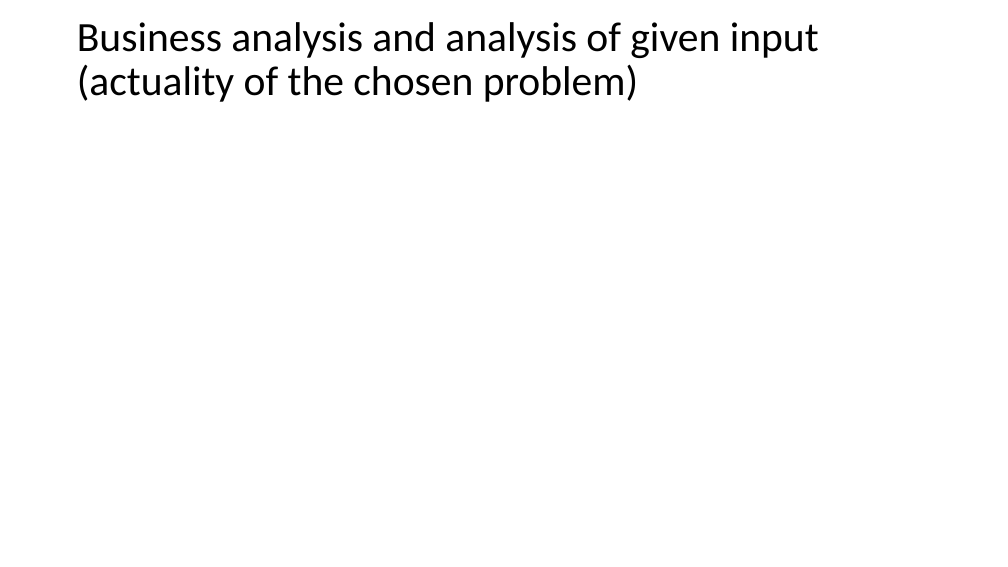
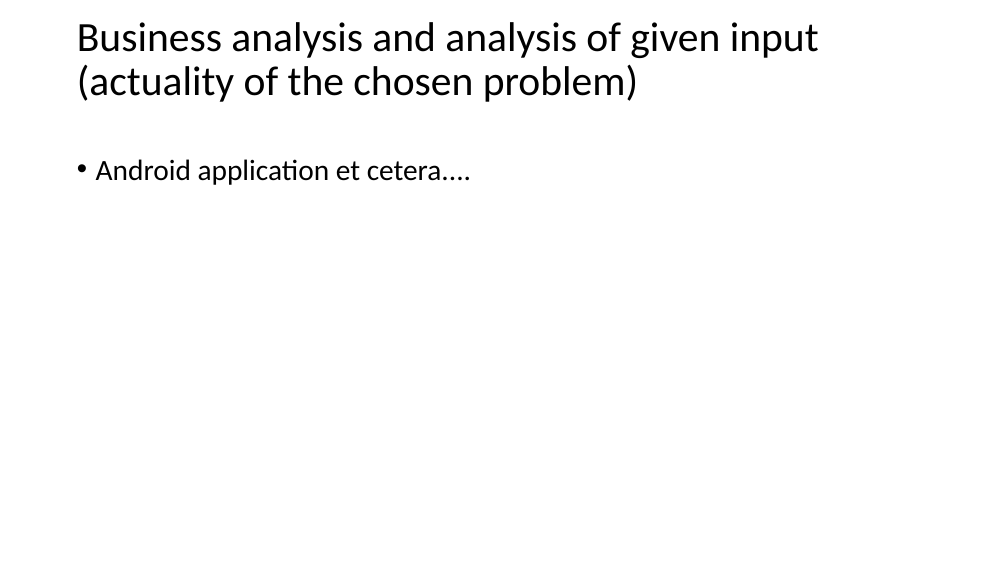
Before and after one commit to bricht/piens-un-maize, a slide deck: slide 2 of presentation/MilknBread.pptx. Drawn at 1008x567 pixels with LibreOffice and Linux fonts; fonts in the diff are those of the drawing. Boxes give left, top, right and bottom in pixels: in the first picture for what was removed or moved away, otherwise in the second. Text is boxed around its words. In the diff, an @@ line names an element or a change of style, - is before the commit and + after.

Commit message:
Some changes to prez

```diff
--- a/presentation/MilknBread.pptx
+++ b/presentation/MilknBread.pptx
@@ text added at box(96, 159, 471, 185), 28 pt, text #000000 @@
+• Android application et cetera....
```
